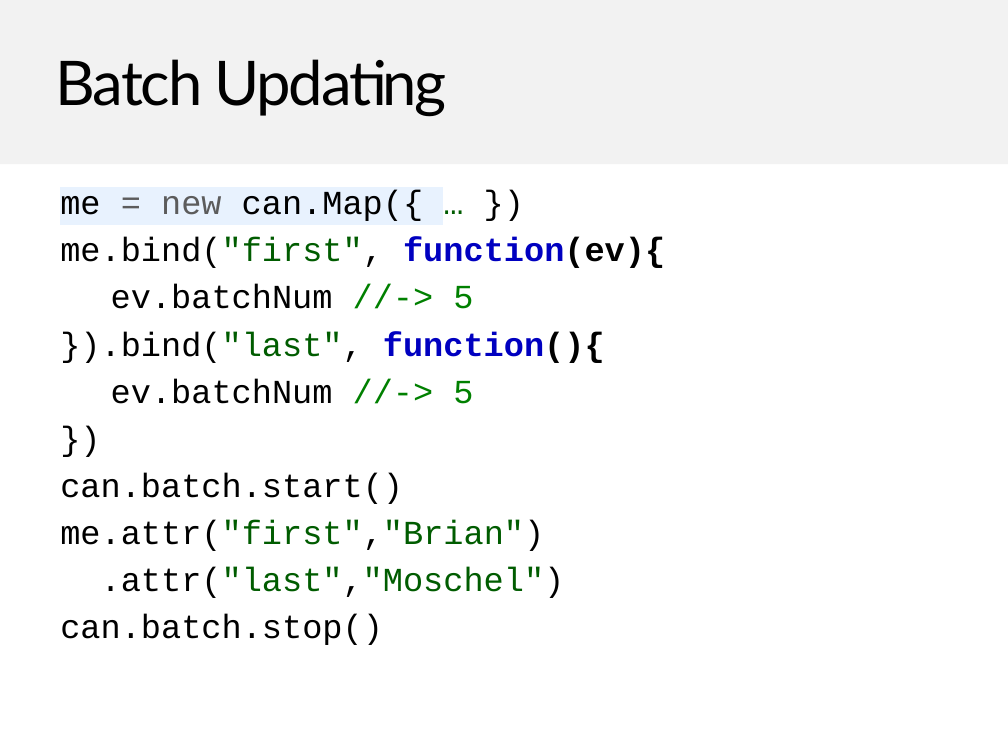
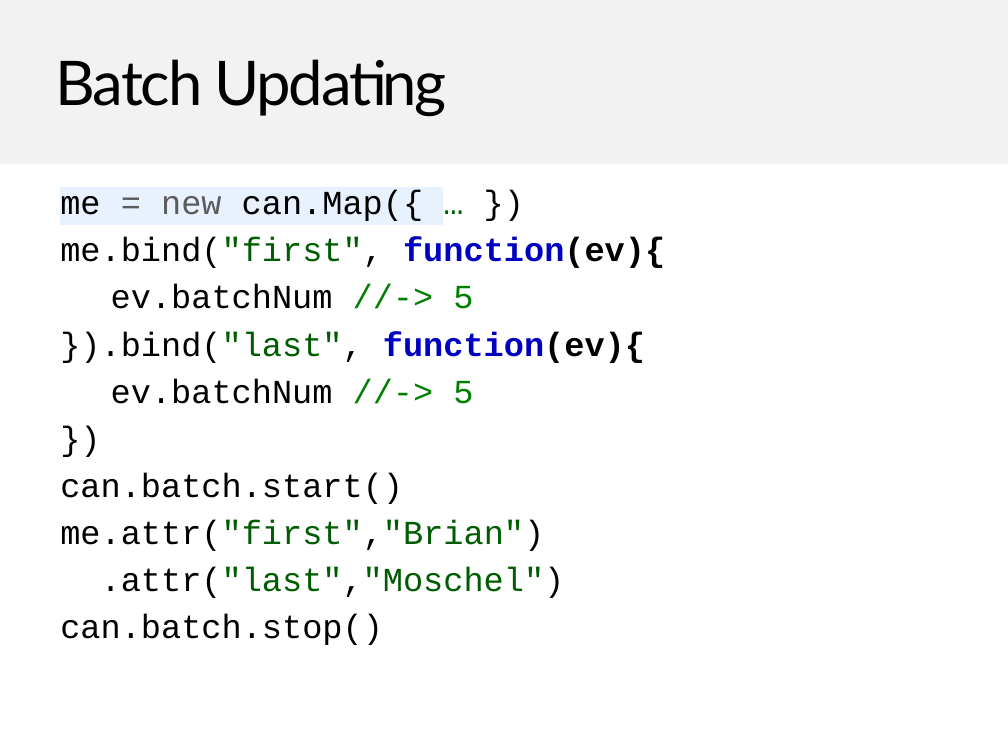
Before and after one commit to canjs/can-meetup, a slide deck: slide 79 of 2_map_and_list/canjs-map-list.pptx. Drawn at 1008x756 pixels with LibreOffice and Linux fonts; fonts in the diff are those of the drawing; background and template pictures are left out. Boxes give left, top, right and bottom in pixels: in the first picture for what was removed or moved away, otherwise in the second. Text is boxed around its words. In the diff, an @@ line names an element or a change of style, - is before the commit and + after.

```diff
--- a/2_map_and_list/canjs-map-list.pptx
+++ b/2_map_and_list/canjs-map-list.pptx
@@ text at bbox=[60, 331, 645, 363]: text changed @@
-}).bind("last", function(){
+}).bind("last", function(ev){
```
Also in this commit, not shown: 4 other slides changed, 1 slide added, 8 other files.
